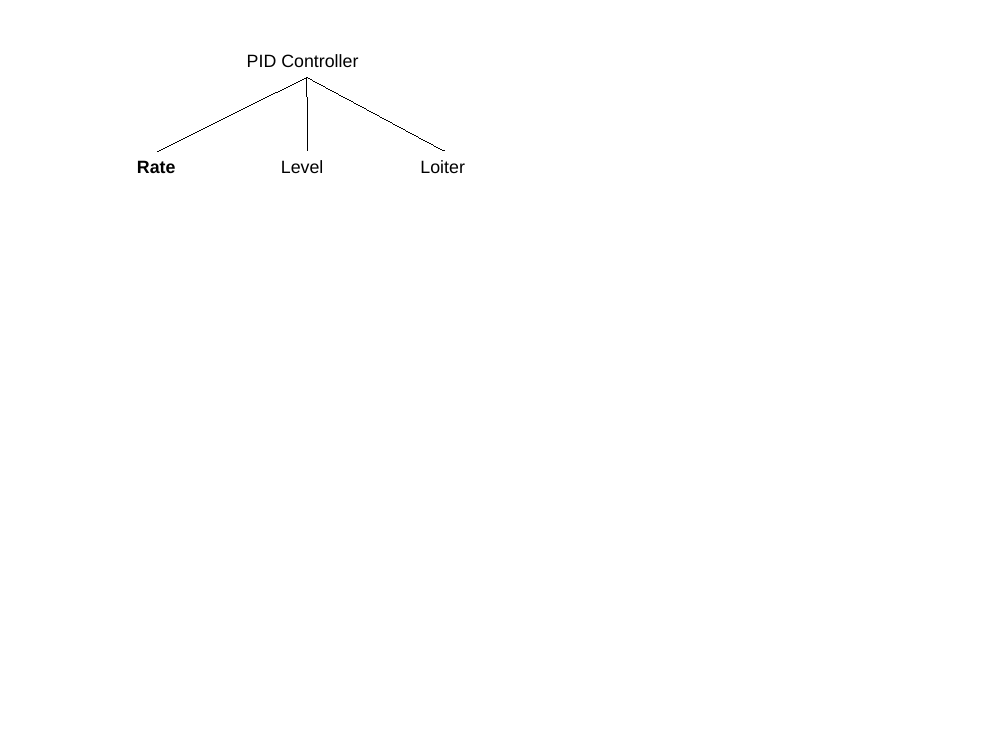
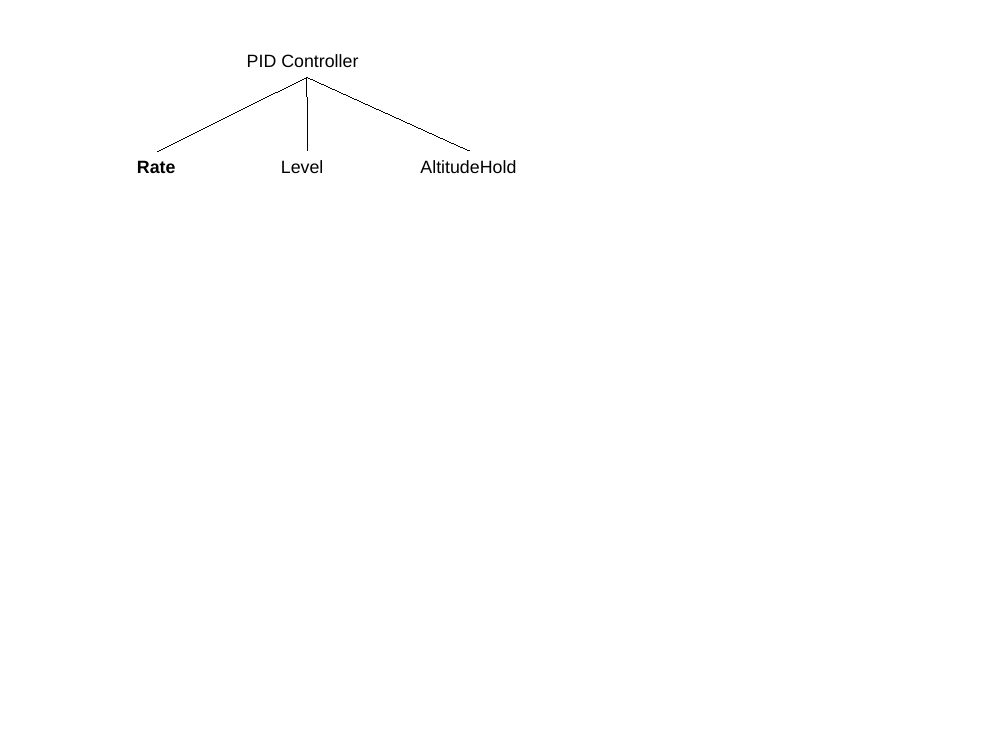
Before and after one commit to simondlevy/Hackflight, a slide deck: slide 1 of extras/media/pidcontrollers.pptx. Drawn at 1008x756 pixels with LibreOffice and Linux fonts; fonts in the diff are those of the drawing. Boxes give left, top, right and bottom in pixels: in the first picture for what was removed or moved away, otherwise in the second. Text is boxed around its words. In the diff, an @@ line names an element or a change of style, - is before the commit and + after.

Commit message:
Fixed references to new AltitudeHold controller

```diff
--- a/extras/media/pidcontrollers.pptx
+++ b/extras/media/pidcontrollers.pptx
@@ line moved from (307, 77) - (445, 151) to (307, 77) - (469, 151) @@
@@ text at [420,160,516,173]: text changed @@
-Loiter
+AltitudeHold
```
Also in this commit, not shown: 4 other files.
